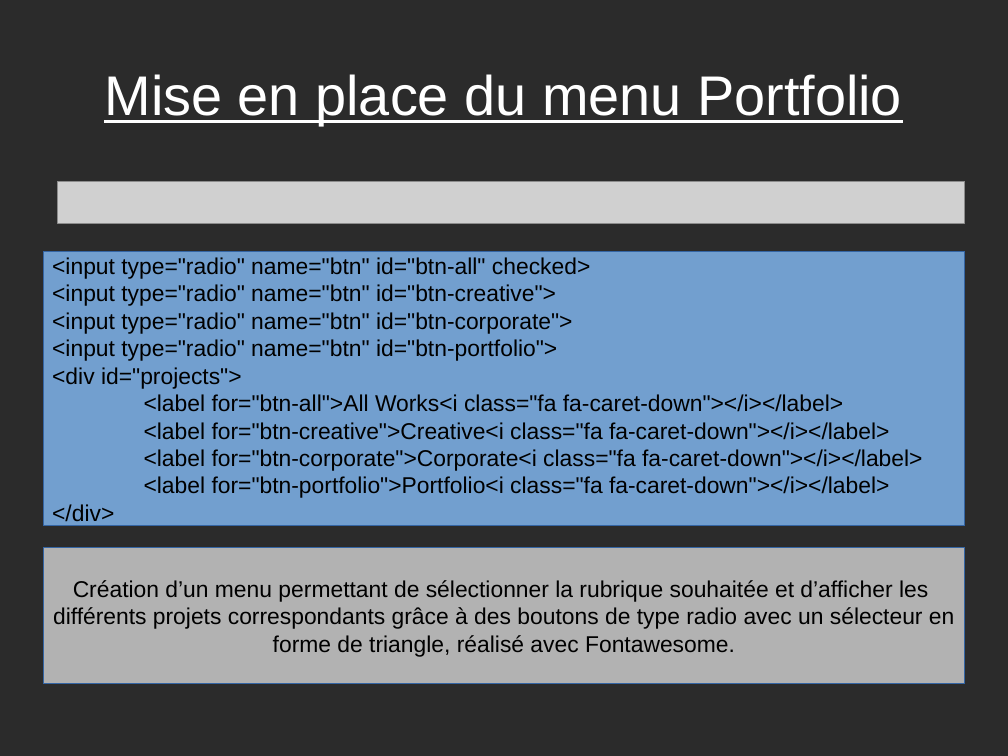
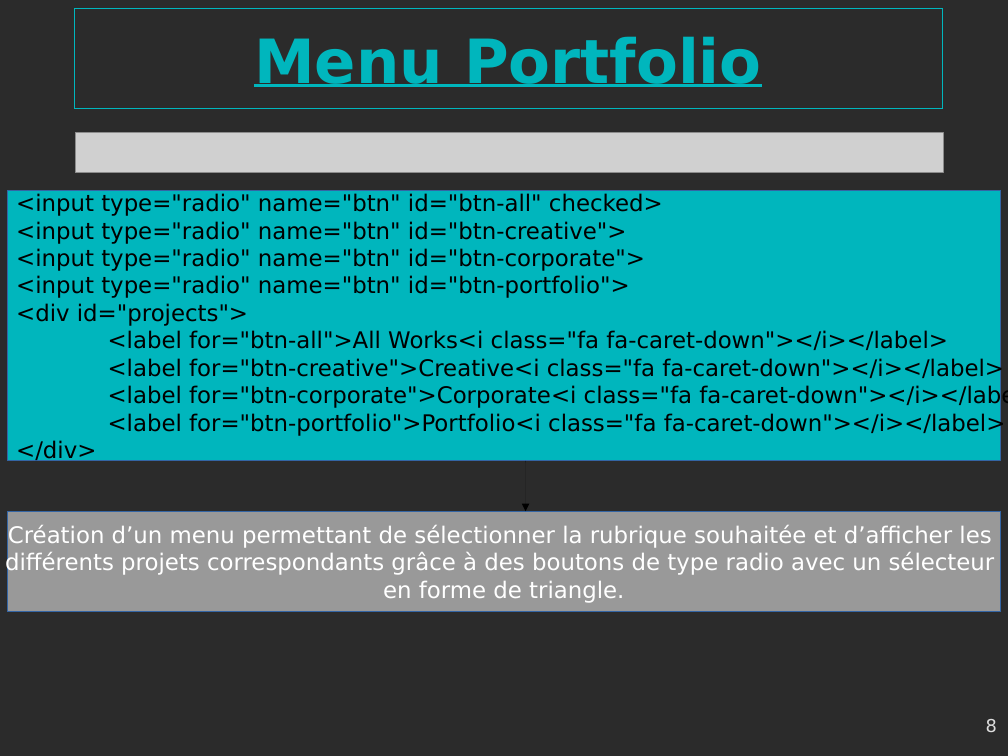
Before and after one commit to gambit13009/webagency, a slide deck: slide 8 of Webagency-presentation.odp (slide 7 before the commit). Drawn at 1008x756 pixels with LibreOffice and Linux fonts; fonts in the diff are those of the drawing; grey boxes stand for pictures; background and template pictures are left out; a plain dark background stands for a picture behind light text. Boxes give left, top, right and bottom in pixels: in the first picture for what was removed or moved away, otherwise in the second. Text is boxed around its words. In the diff, an @@ line names an element or a change of style, - is before the commit and + after.

```diff
--- a/Webagency-presentation.odp
+++ b/Webagency-presentation.odp
@@ title added at [74, 9, 942, 109], outline #00B6BD 0 pt, 48 pt, text #00B6BD, bold, underline @@
+Menu Portfolio
@@ title removed at [104, 74, 902, 125] @@
-Mise en place du menu Portfolio
@@ picture: place and size @@
-picture at [58, 181, 965, 223]
+picture at [75, 133, 943, 173]
@@ rectangle "<input type="radio" name="btn" id="btn-all" checked>": place and size @@
-rectangle "<input type="radio" name="btn" id="btn-all" checked>" at [43, 252, 965, 526]
+rectangle "<input type="radio" name="btn" id="btn-all" checked>" at [7, 191, 1002, 461]
@@ rectangle "<input type="radio" name="btn" id="btn-all" checked>" at [7, 191, 1002, 461]: font Arial to DejaVu Sans; fill #729FCF to #00B6BD @@
@@ arrow added from (526, 461) to (526, 511), #000000 0 pt @@
@@ rectangle "Création d’un menu permettant de ...": place and size @@
-rectangle "Création d’un menu permettant de ..." at [43, 547, 965, 684]
+rectangle "Création d’un menu permettant de ..." at [7, 511, 1002, 612]
@@ rectangle "Création d’un menu permettant de ..." at [7, 511, 1002, 612]: fill #B2B2B2 to #999999 @@
@@ text in rectangle at [8, 525, 991, 548]: font Arial to DejaVu Sans, text colour #000000 to #FFFFFF in "Création d’un menu permettant de sélectionner la ..." @@
@@ text in rectangle at [5, 552, 995, 603]: text changed; font Arial to DejaVu Sans; text colour #000000 to #FFFFFF @@
-différents projets correspondants grâce à des boutons de type radio avec un sélecteur en
-forme de triangle, réalisé avec Fontawesome.
+différents projets correspondants grâce à des boutons de type radio avec un sélecteur
+en forme de triangle.
@@ page number added at [986, 719, 997, 732], 14 pt, text #DDDDDD @@
+8
```
Also in this commit, not shown: 9 other slides changed, 1 slide added, 5 other files.
